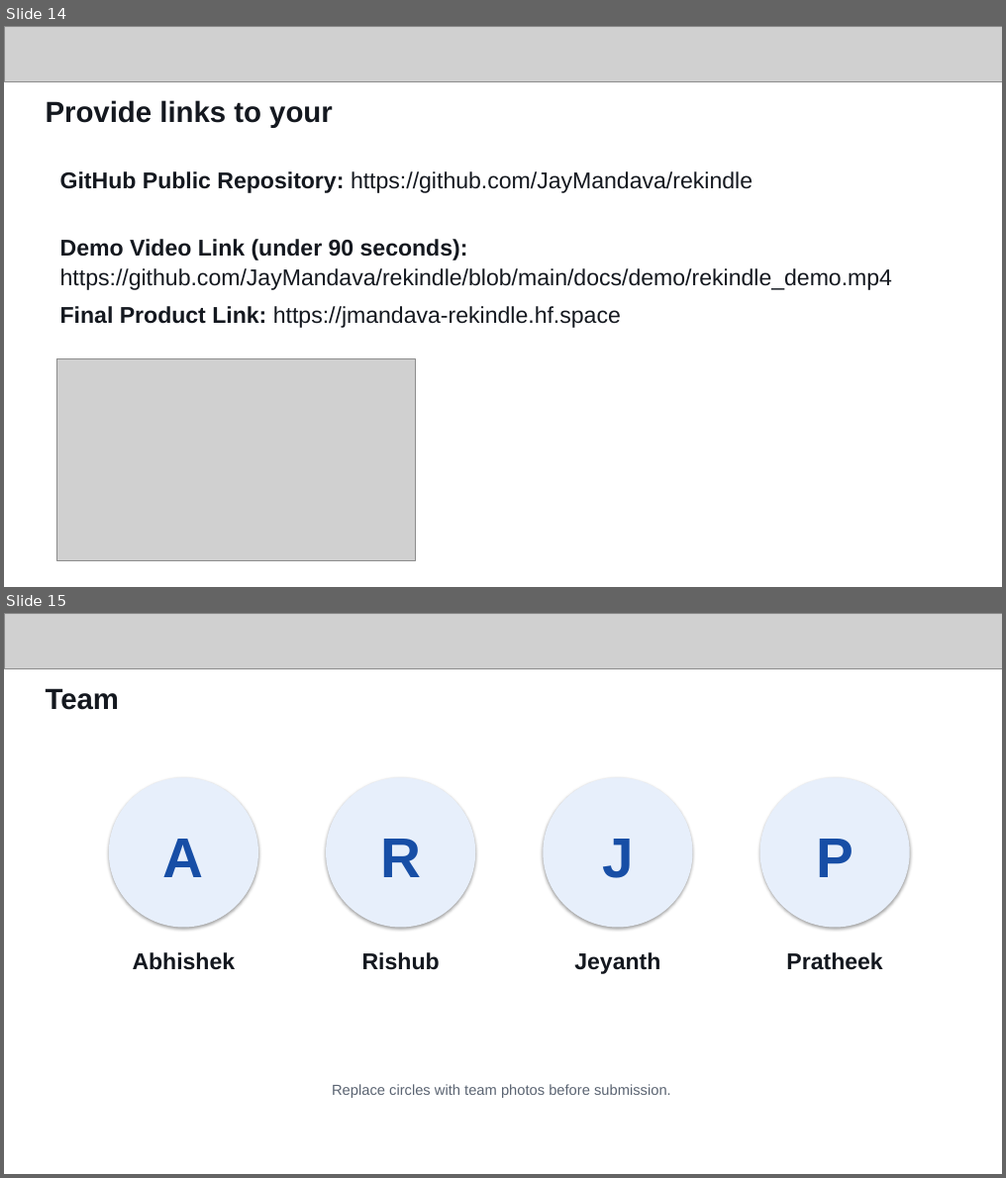
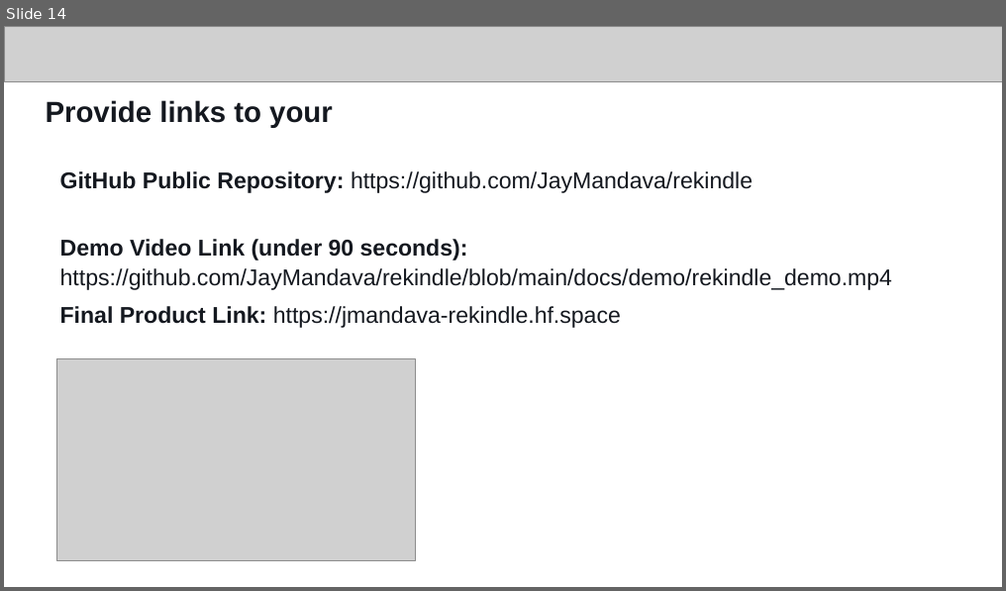
Before and after one commit to JayMandava/rekindle, a slide deck: docs/deck/ReKindle_AI_Builder_Cup.pptx. Shown one above the other, each under a label of ours: slides 14 and 15 before the commit, slide 14 after it. The pictures are 1006x1178 and 1006x591 pixels, drawn with LibreOffice and Linux fonts; fonts in the diff are those of the drawing; grey boxes stand for pictures. Boxes give left, top, right and bottom in pixels: in the first picture for what was removed or moved away, otherwise in the second. Text is boxed around its words. In the diff, an @@ line names an element or a change of style, - is before the commit and + after.

Commit message:
Add team photos with names to the team slide

```diff
--- a/docs/deck/ReKindle_AI_Builder_Cup.pptx
+++ b/docs/deck/ReKindle_AI_Builder_Cup.pptx
@@ slide 15 removed at (x1=4, y1=613, x2=1002, y2=1174), background #FFFFFF @@
@@ picture removed at (x1=4, y1=613, x2=1002, y2=668) @@
@@ text removed at (x1=46, y1=688, x2=120, y2=710) @@
-Team
@@ ellipse removed at (x1=109, y1=777, x2=258, y2=928) @@
@@ ellipse removed at (x1=326, y1=777, x2=475, y2=928) @@
@@ ellipse removed at (x1=543, y1=777, x2=693, y2=928) @@
@@ ellipse removed at (x1=760, y1=777, x2=910, y2=928) @@
@@ text removed at (x1=163, y1=839, x2=204, y2=877) @@
-A
@@ text removed at (x1=380, y1=839, x2=421, y2=877) @@
-R
@@ text removed at (x1=602, y1=839, x2=634, y2=878) @@
-J
@@ text removed at (x1=816, y1=839, x2=853, y2=877) @@
-P
@@ text removed at (x1=133, y1=953, x2=236, y2=970) @@
-Abhishek
@@ text removed at (x1=362, y1=953, x2=440, y2=970) @@
-Rishub
@@ text removed at (x1=574, y1=953, x2=660, y2=974) @@
-Jeyanth
@@ text removed at (x1=786, y1=953, x2=882, y2=970) @@
-Pratheek
@@ text removed at (x1=332, y1=1084, x2=671, y2=1098) @@
-Replace circles with team photos before submission.
```
Also in this commit, not shown: 1 slide added, 10 other files.
